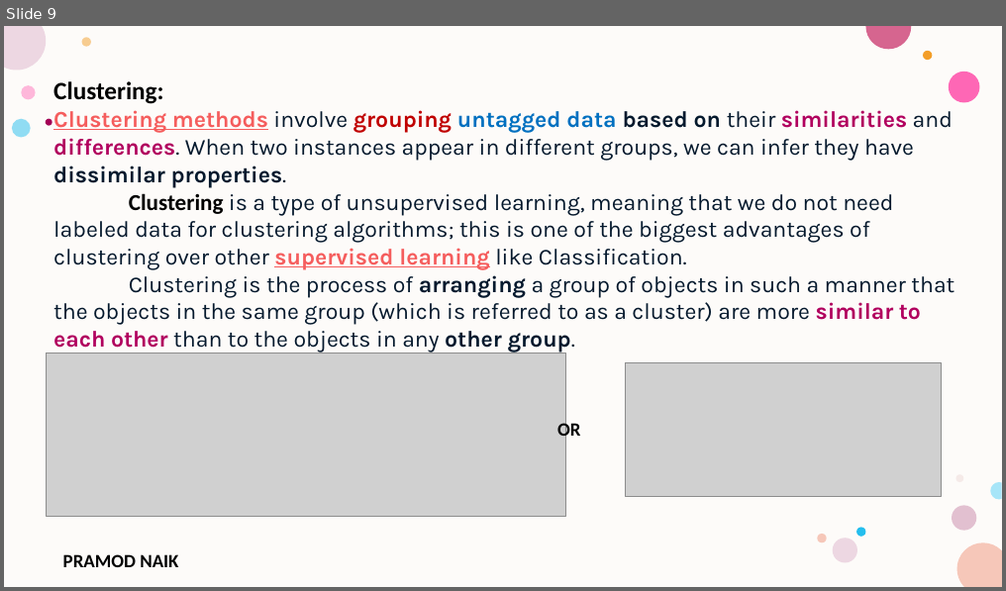
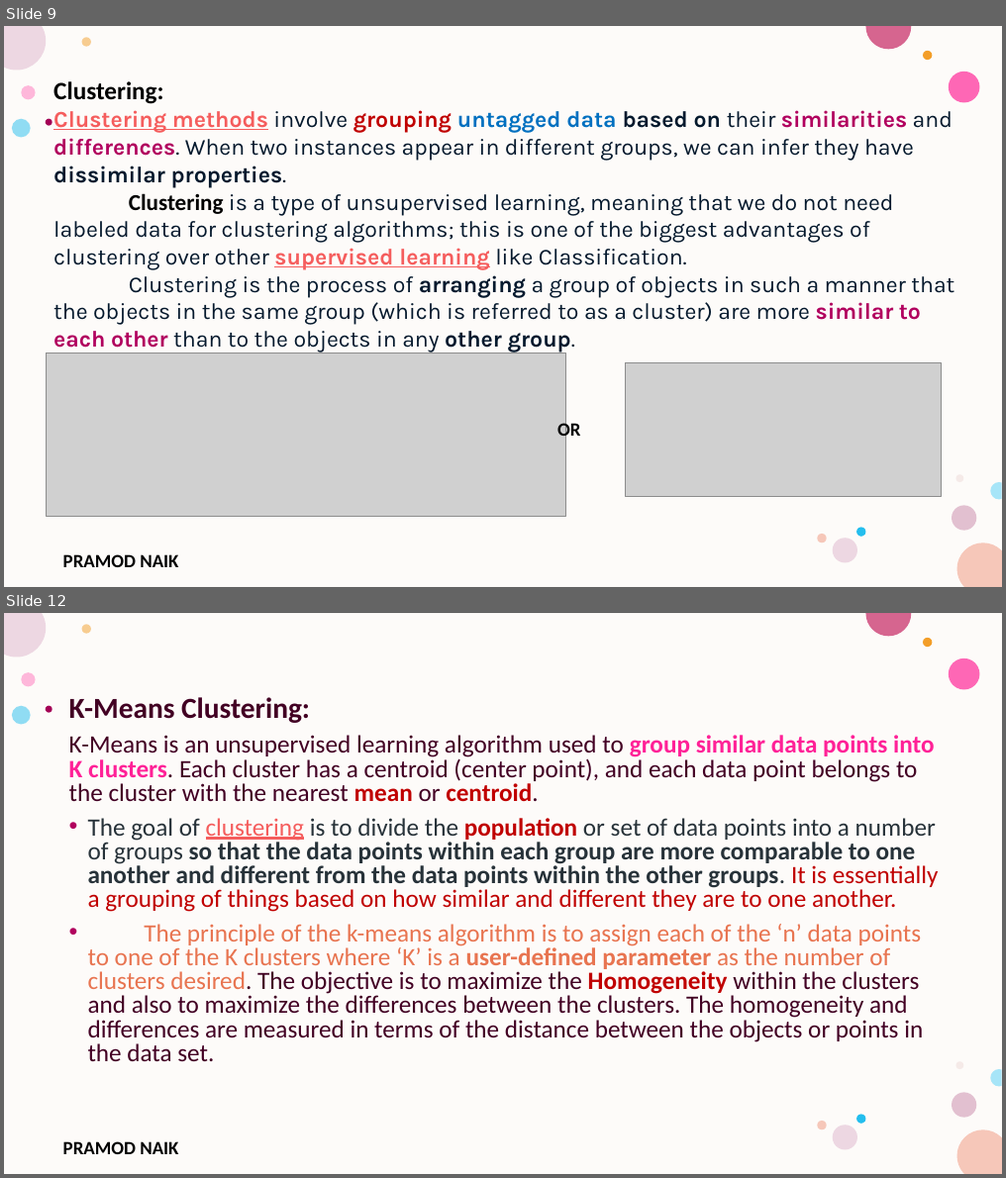
Before and after one commit to PRAMODNAIK-DEV/MCA-2nd-Sem-ML-Data-Analytics-Shridevi-College, a slide deck: Theory Class-Notes/Unit-3 Unsupervised Learning.pptx. Shown one above the other, each under a label of ours: slide 9 before the commit, slides 9 and 12 after it; the slides between them are not shown. The pictures are 1006x591 and 1006x1178 pixels, drawn with LibreOffice and Linux fonts; fonts in the diff are those of the drawing; grey boxes stand for pictures; background and template pictures are left out. Boxes give left, top, right and bottom in pixels: in the first picture for what was removed or moved away, otherwise in the second. Text is boxed around its words. In the diff, an @@ line names an element or a change of style, - is before the commit and + after.

Commit message:
Completed Hierarchical Clustering.

```diff
--- a/Theory Class-Notes/Unit-3 Unsupervised Learning.pptx
+++ b/Theory Class-Notes/Unit-3 Unsupervised Learning.pptx
@@ slide 12 added at bbox=[4, 613, 1002, 1174], background #FFFFFF; not listed: 17 template elements that a slide beside it also shows @@
@@ text added at bbox=[69, 697, 939, 1061], 24 pt, text #420023 @@
+K-Means Clustering:
+K-Means is an unsupervised learning algorithm used to group similar data points into K clusters. Each cluster has a centroid (center point), and each data point belongs to the cluster with the nearest mean or centroid.
+• The goal of clustering is to divide the population or set of data points into a number of groups so that the data points within each group are more comparable to one another and different from the data points within the other groups. It is essentially a grouping of things based on how similar and different they are to one another.
+• The principle of the k-means algorithm is to assign each of the ‘n’ data points to one of the K clusters where ‘K’ is a user-defined parameter as the number of clusters desired. The objective is to maximize the Homogeneity within the clusters and also to maximize the differences between the clusters. The homogeneity and differences are measured in terms of the distance between the objects or points in the data set.
```
Also in this commit, not shown: 1 slide changed, 20 other slides added, 2 slides removed, 1 other file.
